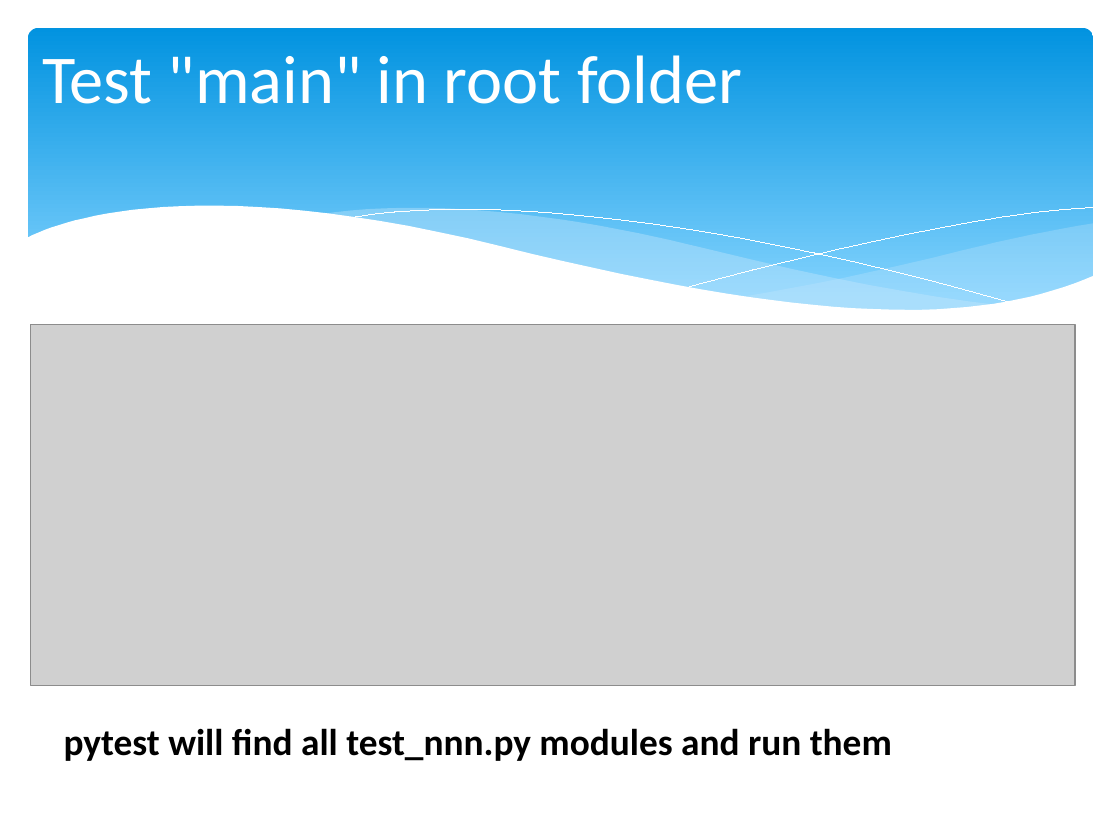
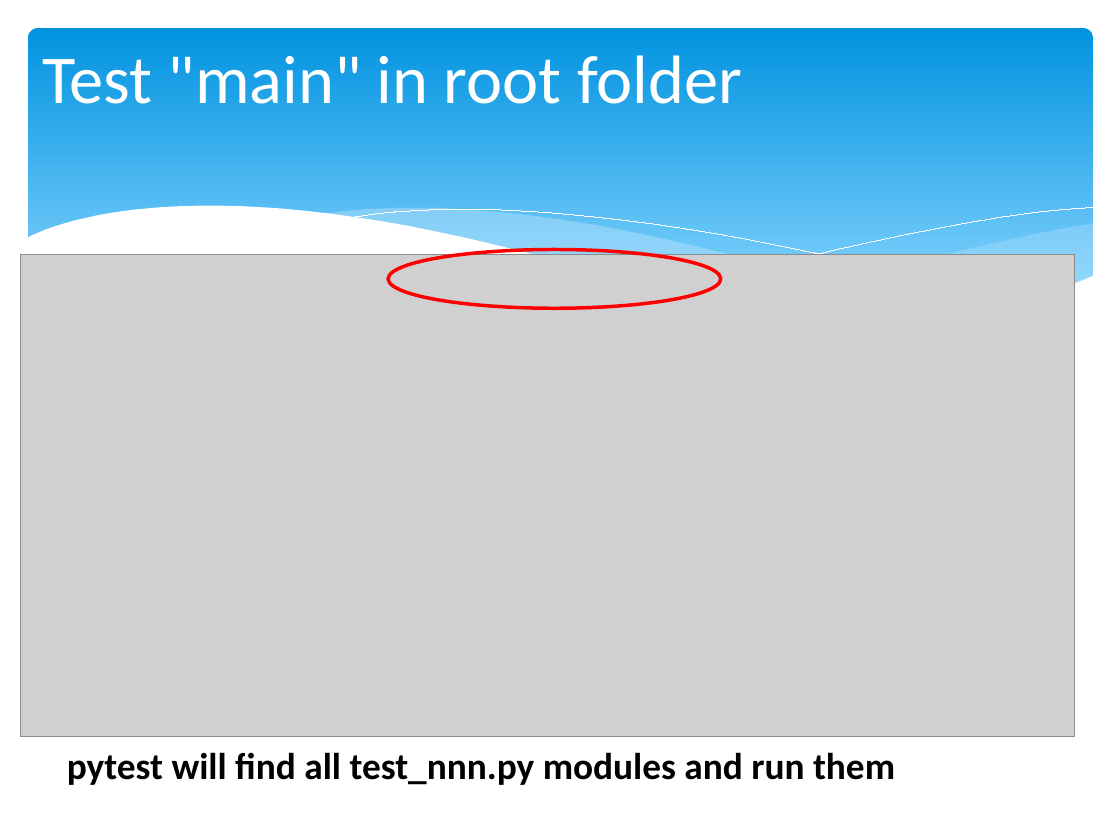
Before and after one commit to chris-turps/QA_Python3, a slide deck: slide 4 of DG_09 Testable UI.pptx (slide 5 before the commit). Drawn at 1120x840 pixels with LibreOffice and Linux fonts; fonts in the diff are those of the drawing; grey boxes stand for pictures. Boxes give left, top, right and bottom in pixels: in the first picture for what was removed or moved away, otherwise in the second. Text is boxed around its words. In the diff, an @@ line names an element or a change of style, - is before the commit and + after.

```diff
--- a/DG_09 Testable UI.pptx
+++ b/DG_09 Testable UI.pptx
@@ picture: place and size @@
-picture at (31,325,1075,687)
+picture at (21,254,1075,736)
@@ ellipse added at (389,250,721,308), outline #FF0000 2.25 pt @@
@@ text "pytest will find all test_nnn.py ...": place and size @@
-text "pytest will find all test_nnn.py ..." at (64,728,892,761)
+text "pytest will find all test_nnn.py ..." at (67,752,895,785)
```
Also in this commit, not shown: 2 other slides changed, 3 other files.
